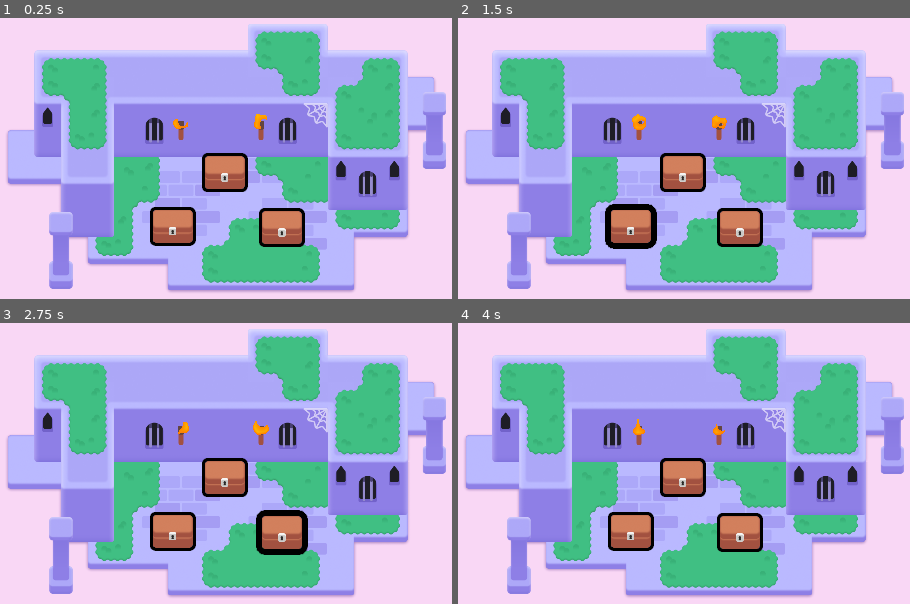
Above: before the commit, frames 1-4 (two rows, left to right).
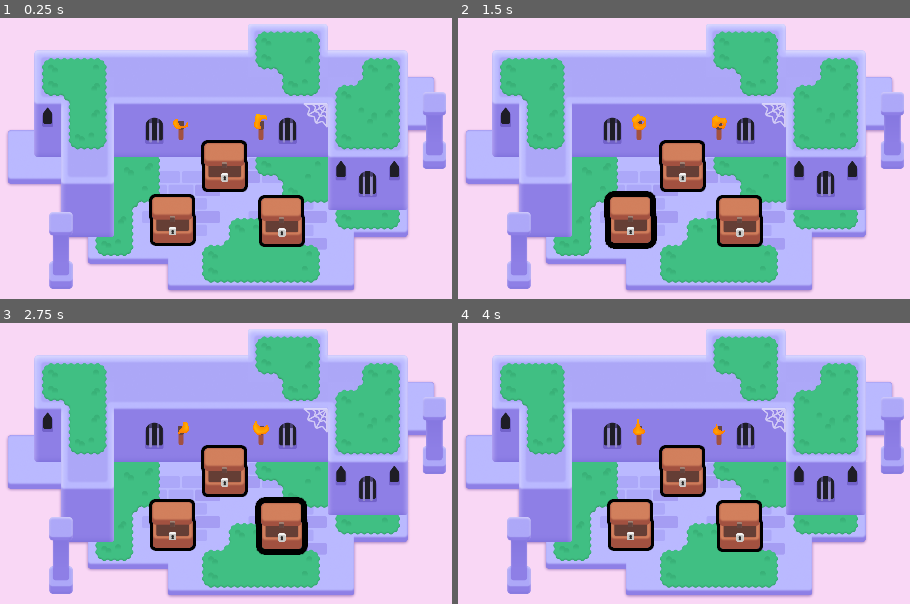
Above: after the commit, the same moments.

Repository: Sam7643/2d-GameDev-Courses
Game: Godot game, scene res://lessons/mini_dungeon.tscn
Two runs of this game, one before a commit and one after it. Both use one fixed random seed, a clock stepped at 60 frames per second and the inputs below.
Inputs (mouse positions are in pixels of both pictures, inside the frame that each line leads up to):
- Up to frame 1 (0.25 s): no input
- Up to frame 2 (1.5 s): tap Enter at 0.5 s; move the mouse to (684, 172) at 0.52 s; press the mouse at (684, 172) at 0.53 s; hold D (move_right) 0.53-1.28 s; tap Space at 0.77 s; move the mouse to (629, 225) at 1.27 s; release the mouse at (629, 225) at 1.28 s; hold S (move_down) from 1.28 s (still down); right-click (629, 225) at 1.35 s; click (629, 225) at 1.42 s
- Up to frame 3 (2.75 s): tap Space at 1.52 s; move the mouse to (280, 533) at 2.02 s; release S (move_down) at 2.03 s; hold D (move_right) from 2.03 s (still down); tap Z at 2.1 s; click (280, 533) at 2.17 s
- Up to frame 4 (4 s): move the mouse to (638, 570) at 2.77 s; release D (move_right) at 2.78 s; hold W (move_up) 2.78-3.53 s; click (638, 570) at 2.85 s; tap Space at 3.02, 3.77 s; move the mouse to (outside the picture) at 3.52 s; hold A (move_left) from 3.53 s (still down); hold Right mouse button (right_click) from 3.53 s (still down)

The runs differ from the first frame. In frame 1, 3.2% of the frame differs, in the area x 32-68%, y 43-77%; in frame 2, 3.4%; in frame 3, 3.4%; in frame 4, 3.2%.

Commit message:
M6 L4. The chest open animation

Diff:
--- a/M06.looting_workbook/chest.tscn
+++ b/M06.looting_workbook/chest.tscn
@@ -16,6 +16,42 @@
 shader_parameter/line_thickness = 5.0
 shader_parameter/viewport_scale = Vector2(1, 1)
 
+[sub_resource type="Animation" id="Animation_t0fgf"]
+resource_name = "open"
+tracks/0/type = "value"
+tracks/0/imported = false
+tracks/0/enabled = true
+tracks/0/path = NodePath("CanvasGroup/Top:position")
+tracks/0/interp = 1
+tracks/0/loop_wrap = true
+tracks/0/keys = {
+"times": PackedFloat32Array(0, 0.1, 0.2),
+"transitions": PackedFloat32Array(1, 1, 1),
+"update": 0,
+"values": [Vector2(1, -9), Vector2(62, -63), Vector2(113, 75)]
+}
+
+[sub_resource type="Animation" id="Animation_qqbvy"]
+length = 0.001
+tracks/0/type = "value"
+tracks/0/imported = false
+tracks/0/enabled = true
+tracks/0/path = NodePath("CanvasGroup/Top:position")
+tracks/0/interp = 1
+tracks/0/loop_wrap = true
+tracks/0/keys = {
+"times": PackedFloat32Array(0),
+"transitions": PackedFloat32Array(1),
+"update": 0,
+"values": [Vector2(2.08165e-12, -40)]
+}
+
+[sub_resource type="AnimationLibrary" id="AnimationLibrary_rgpti"]
+_data = {
+"RESET": SubResource("Animation_qqbvy"),
+"open": SubResource("Animation_t0fgf")
+}
+
 [node name="Chest" type="Area2D"]
 script = ExtResource("1_k1i7x")
 
@@ -32,9 +68,14 @@
 texture = ExtResource("1_dx0lc")
 
 [node name="Top" type="Sprite2D" parent="CanvasGroup"]
-position = Vector2(1, -9)
+position = Vector2(2.08165e-12, -40)
 texture = ExtResource("2_gyljb")
 
 [node name="Lock" type="Sprite2D" parent="CanvasGroup"]
 position = Vector2(1, 12)
 texture = ExtResource("3_keerc")
+
+[node name="AnimationPlayer" type="AnimationPlayer" parent="."]
+libraries = {
+"": SubResource("AnimationLibrary_rgpti")
+}
Not shown: 1 places in M06.looting_workbook/chest.tscn that only renumber resources
